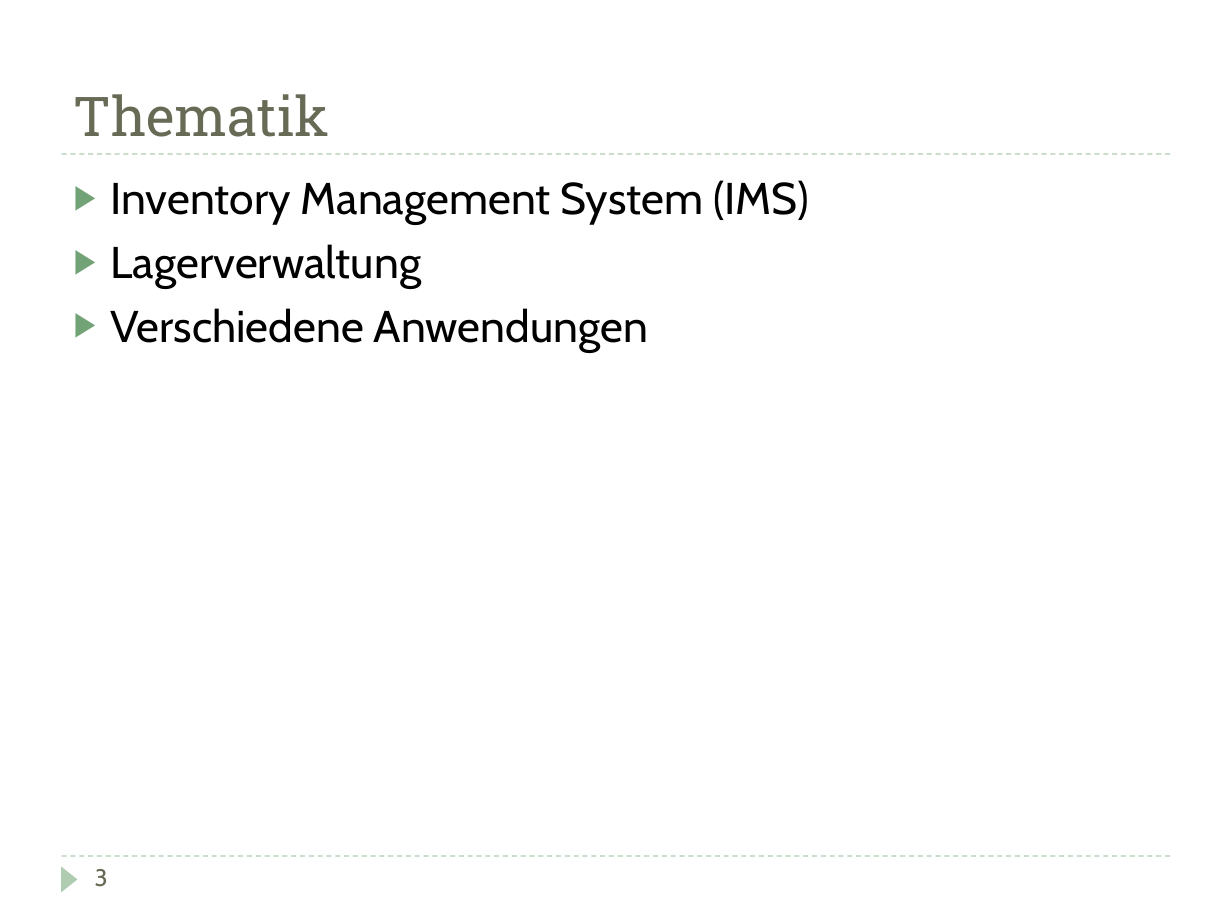
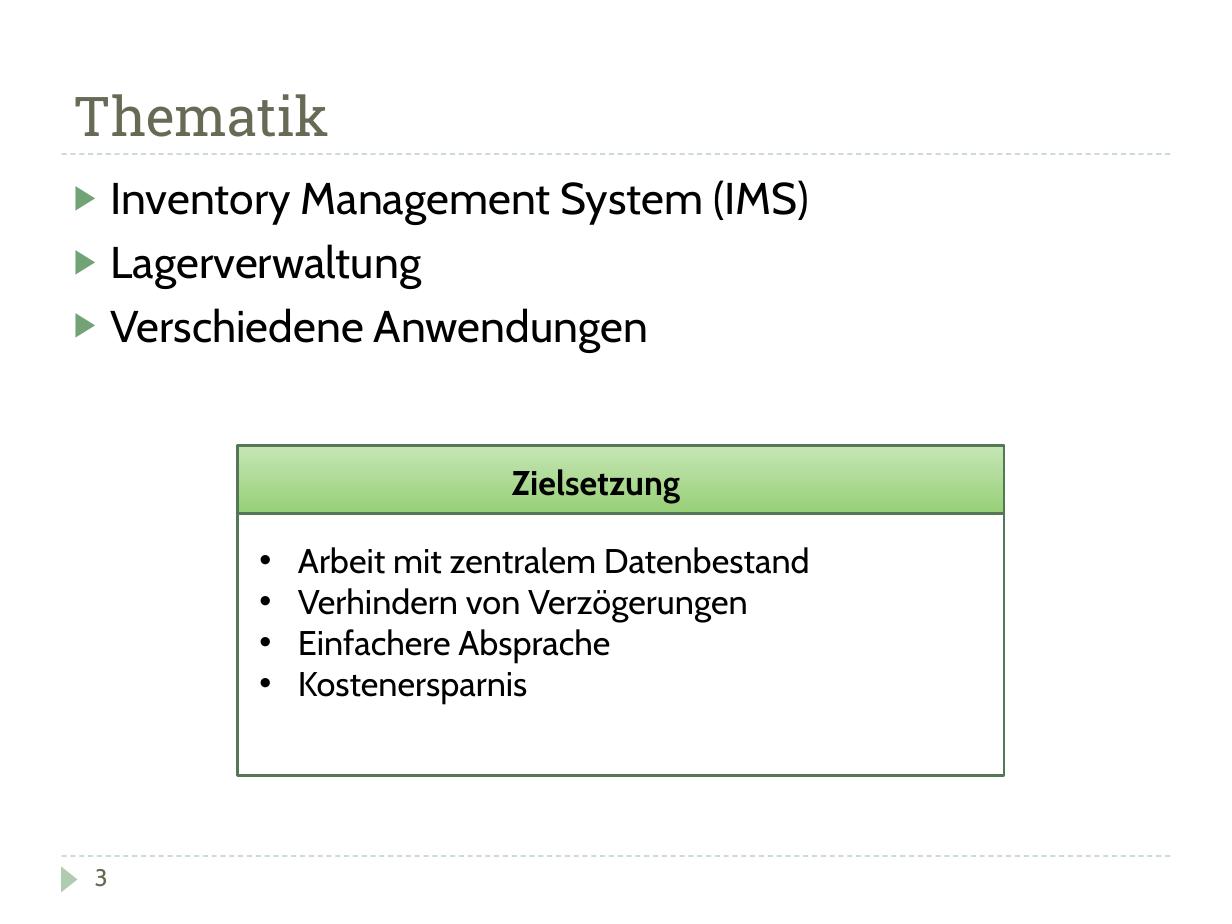
Before and after one commit to DarksideCode/Inventory-Management-System, a slide deck: slide 4 of Doku/Präsentation.pptx. Drawn at 1232x924 pixels with LibreOffice and Linux fonts; fonts in the diff are those of the drawing. Boxes give left, top, right and bottom in pixels: in the first picture for what was removed or moved away, otherwise in the second. Text is boxed around its words. In the diff, an @@ line names an element or a change of style, - is before the commit and + after.

```diff
--- a/Doku/Präsentation.pptx
+++ b/Doku/Präsentation.pptx
@@ rectangle added at <box>238,446,1004,776</box>, fill #FFFFFF, outline #547957 1.5 pt @@
@@ rectangle added at <box>238,446,1004,514</box>, fill gradient #97D077 to #C6E5B5, outline #547957 1.5 pt @@
@@ text added at <box>512,469,680,503</box>, 20 pt, text #000000, bold @@
+Zielsetzung
@@ text added at <box>298,547,810,704</box>, 20 pt, text #000000 @@
+• Arbeit mit zentralem Datenbestand
+• Verhindern von Verzögerungen
+• Einfachere Absprache
+• Kostenersparnis
```
Also in this commit, not shown: 4 other slides changed, 2 other files.
